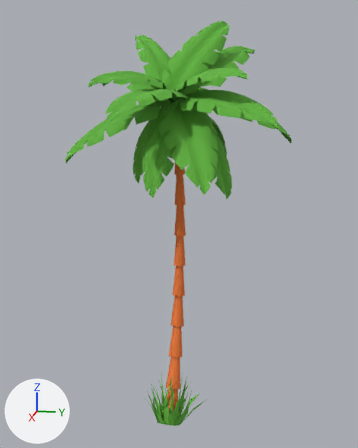
Renders of the FBX model Assets/IslandScene/Palm Tree/Fbx_PalmTree.FBX from each side of a commit.
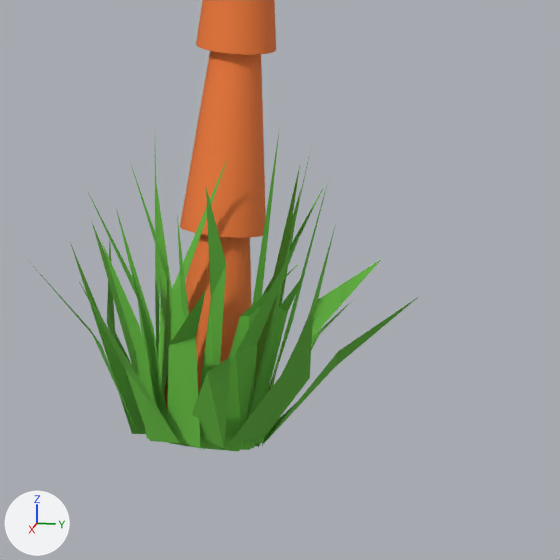
Each version appears first whole from a 50 mm camera at (8.47, 1.86, 6.1) aimed at (-0.7, 0.03, 3.81), and next in a close-up on the part from 38% to 65% of the width and 78% to 99% of the height. The axes (+X, +Y, +Z) are drawn at lower left. The lights are the same throughout. Where no turn or scale is listed for an object, it has been applied to the vertices. Vertices at the same position are counted once.

In view in the first close-up: 'PalmTree006'.
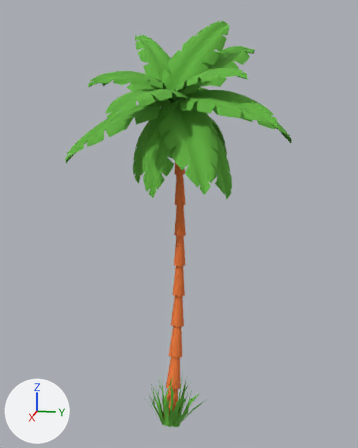
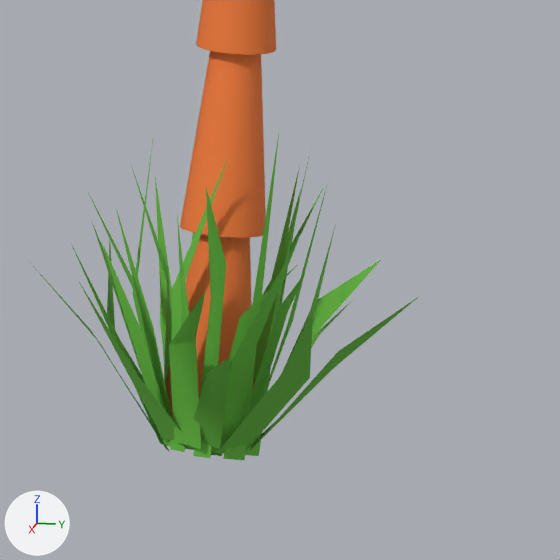
Boxes (x1, y1, x2, y2) around the edits, measured in the close-ups (560 x 560 px; the box of a moved part takes in the faces that stretch with it):
'PalmTree006', reshaped, shading changed: before (27, 0, 418, 451); after (27, 0, 418, 460)
part 1 of me_mesh, moved or reshaped: before (70, 154, 338, 451); after (71, 134, 338, 460)
part 2 of me_mesh, shading changed: (27, 127, 418, 378) in both

What changed in the scene script:
```text
Change me_mesh:
    used by ob_palmtree006; location = (0.0, 0.0, 0.0)
    remove me_mesh.from_pydata(...)  # 2772 vertices, 4004 faces; spans x -2.88..1.51, y -1.87..2.09, z -0.19..7.59
    add me_mesh.from_pydata(...)  # 2772 vertices, 4004 faces; spans x -2.88..1.51, y -1.87..2.09, z -0.23..7.59
    me_mesh part 1: 76 of 2772 vertices moved; they spanned x -0.34..0.28, y -0.24..0.21, z -0.19..0.39 and now span x -0.43..0.2, y -0.29..0.18, z -0.23..0.39; mean shift (0.0, 0.0, -0.03); largest move (0.16, -0.22, 0.0) -> (0.12, -0.12, -0.09)
    me_mesh part 2: all faces are now shaded smooth (100 of 4004 changed)
```
